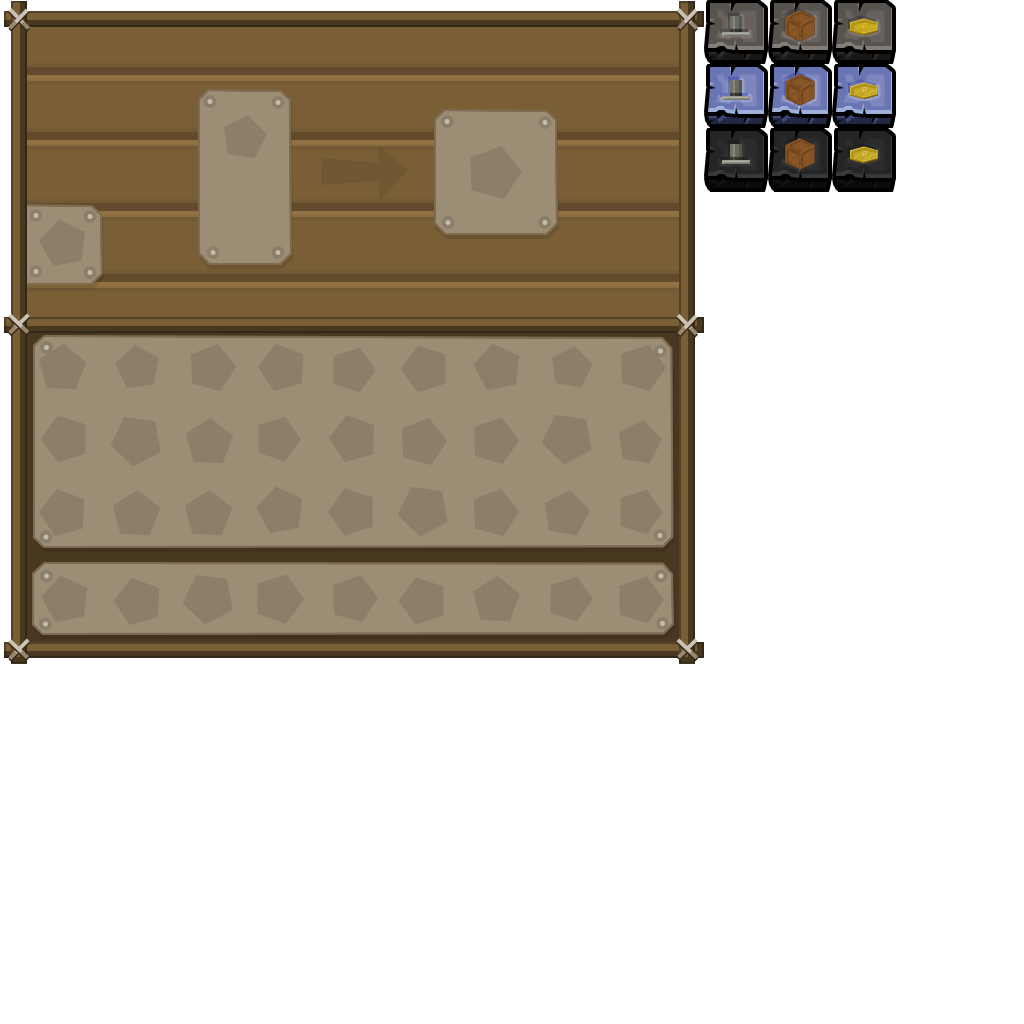
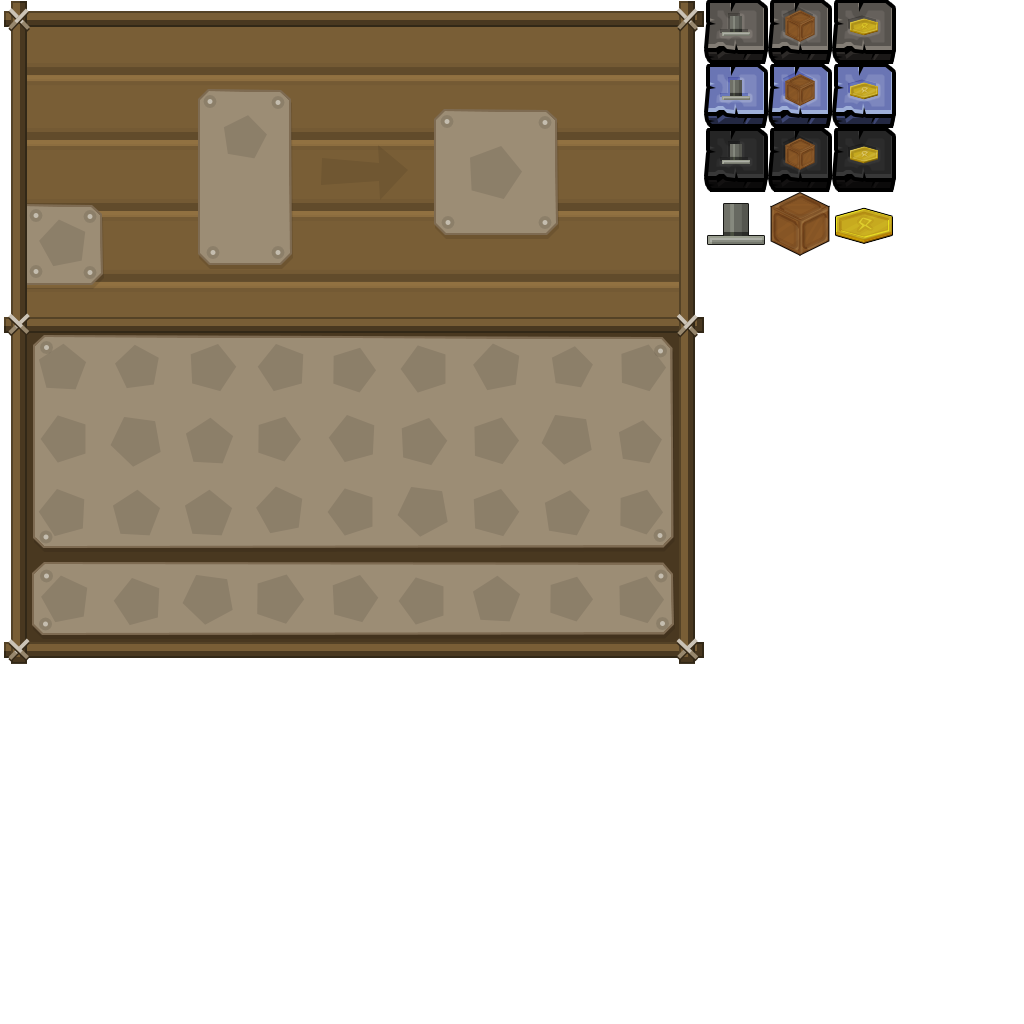
Before/after of a 1024 x 1024 layered artwork. What changed in the layer stack:
added group "press copy 3" with 2 layers above "press copy 2" over [708, 203, 764, 244]
added group "block copy 3" with 12 layers above "block copy 2" over [770, 192, 830, 256]
added group "metal block copy 2" (1st of 4, in "block copy 3") with 3 layers in group "block copy 3" over [799, 205, 830, 256]
added layer "Forme 86 copie 8" (1st of 12, in "block copy 3" › "metal block copy 2") in group "metal block copy 2" over [799, 205, 830, 256]
added layer "Forme 304" (1st of 12, in "block copy 3" › "metal block copy 2") in group "metal block copy 2" over [799, 205, 830, 256]
added group "metal block copy" (1st of 4, in "block copy 3") with 3 layers in group "block copy 3" over [770, 205, 801, 256]
added layer "Forme 86 copie 8" (2nd of 12, in "block copy 3" › "metal block copy") in group "metal block copy" over [770, 205, 801, 256]
added layer "Forme 304" (2nd of 12, in "block copy 3" › "metal block copy") in group "metal block copy" over [770, 205, 801, 256]
added group "metal block" (1st of 4, in "block copy 3") with 3 layers in group "block copy 3" over [770, 192, 830, 222]
added layer "Forme 421 copie 2" (3rd of 12, in "block copy 3" › "metal block") (overlay, 4%) in group "metal block" over [772, 194, 828, 221]
added layer "Forme 86 copie 8" (3rd of 12, in "block copy 3" › "metal block") in group "metal block" over [770, 192, 830, 222]
added layer "Forme 304" (3rd of 12, in "block copy 3" › "metal block") in group "metal block" over [770, 192, 830, 222]
added group "coin" (1st of 2) with 6 layers above "coin copy 2" over [835, 208, 893, 243]
added layer "Polygon 1 copy" (1st of 4, in "coin") in group "coin" over [836, 208, 892, 240]
added layer "Forme 421 copie 59" (1st of 4, in "coin") (overlay, 8%) in group "coin" over [835, 208, 893, 243]
added layer "Base" (1st of 4, in "coin") in group "coin" over [836, 208, 892, 243]
…and 7 more changes (7 added)
